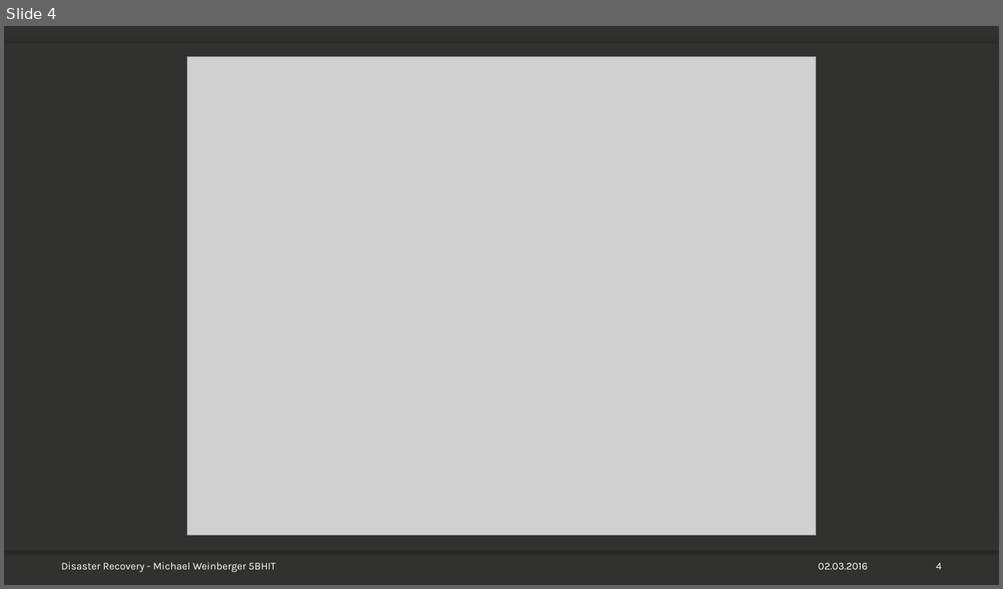
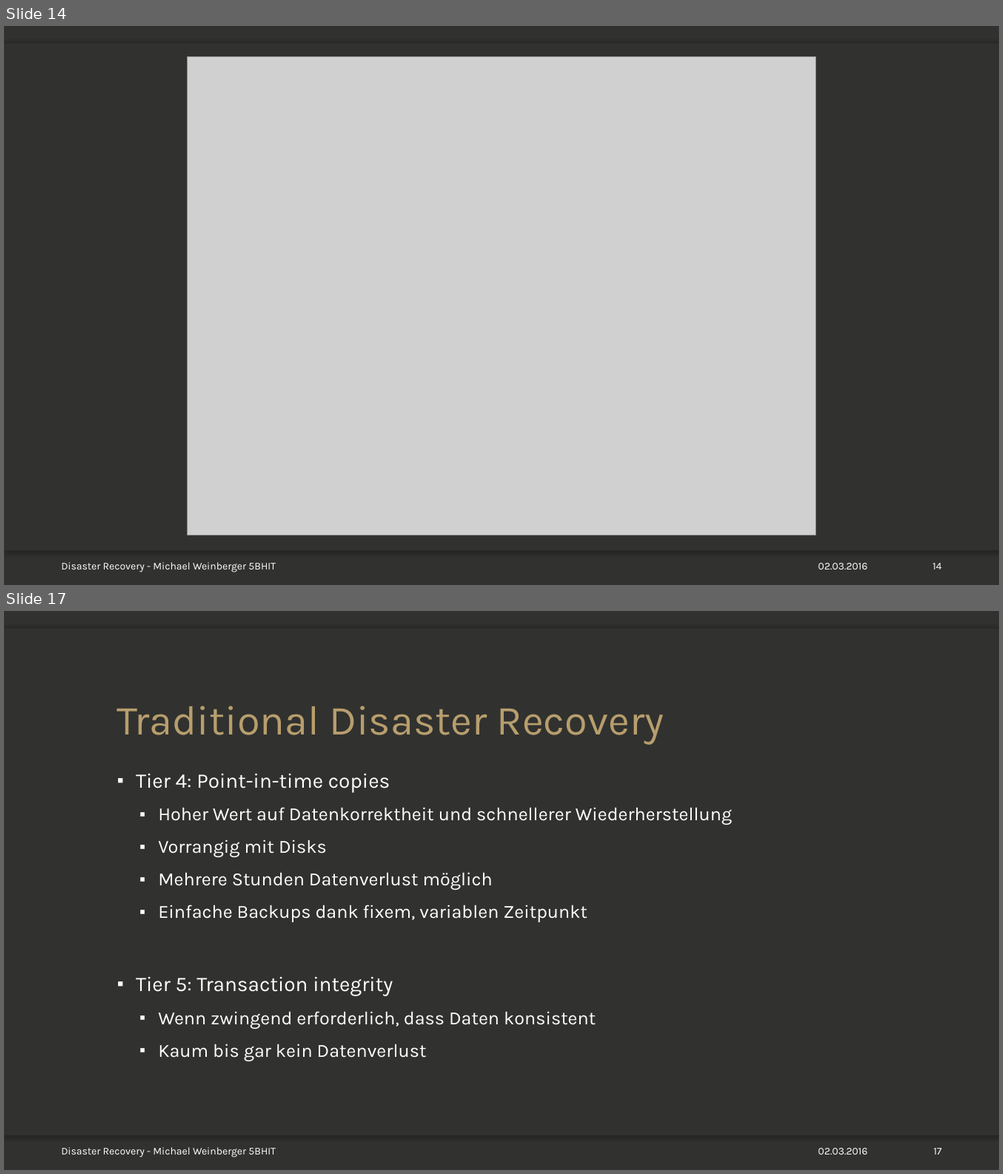
Before and after one commit to mweinberger-tgm/SYT-Referat, a slide deck: Disaster-Recovery_Weinb_5BHIT.pptx. Shown one above the other, each under a label of ours: slide 4 before the commit, slides 14 and 17 after it; the slides between them are not shown. The pictures are 1003x589 and 1003x1174 pixels, drawn with LibreOffice and Linux fonts; fonts in the diff are those of the drawing; grey boxes stand for pictures; background and template pictures are left out. Boxes give left, top, right and bottom in pixels: in the first picture for what was removed or moved away, otherwise in the second. Text is boxed around its words. In the diff, an @@ line names an element or a change of style, - is before the commit and + after.

```diff
--- a/Disaster-Recovery_Weinb_5BHIT.pptx
+++ b/Disaster-Recovery_Weinb_5BHIT.pptx
@@ slide 17 added at [4,611,999,1170], background picture (left out); not listed: 3 template elements that a slide beside it also shows @@
@@ title added at [117,706,663,745], 40 pt, text #B79E6D @@
+Traditional Disaster Recovery
@@ text added at [136,773,732,1062], 18 pt, text #FFFFFF @@
+▪ Tier 4: Point-in-time copies
+  ▪ Hoher Wert auf Datenkorrektheit und schnellerer Wiederherstellung
+  ▪ Vorrangig mit Disks
+  ▪ Mehrere Stunden Datenverlust möglich
+  ▪ Einfache Backups dank fixem, variablen Zeitpunkt
+▪ Tier 5: Transaction integrity
+  ▪ Wenn zwingend erforderlich, dass Daten konsistent
+  ▪ Kaum bis gar kein Datenverlust
@@ text added at [61,1147,276,1158], 10 pt, text #FFFFFF @@
+Disaster Recovery - Michael Weinberger 5BHIT
@@ text added at [818,1148,868,1155], 10 pt, text #FFFFFF @@
+02.03.2016
@@ page number added at [933,1148,942,1155], 10 pt, text #FFFFFF @@
+17
@@ what was slide 4 is now slide 14 @@
@@ page number at [932,563,941,570]: text changed @@
-4
+14
```
Also in this commit, not shown: 2 slides changed, 16 other slides added, 1 other file.
